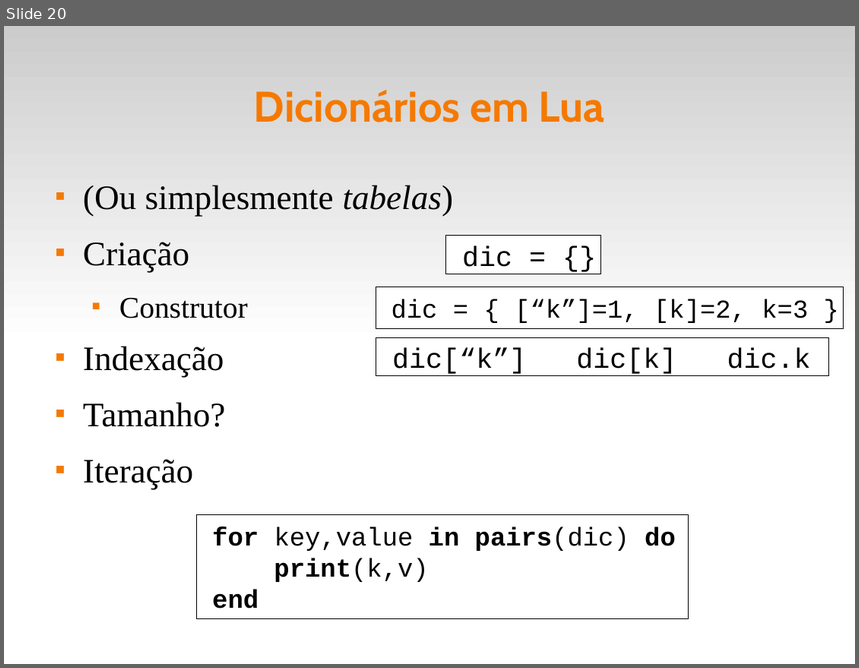
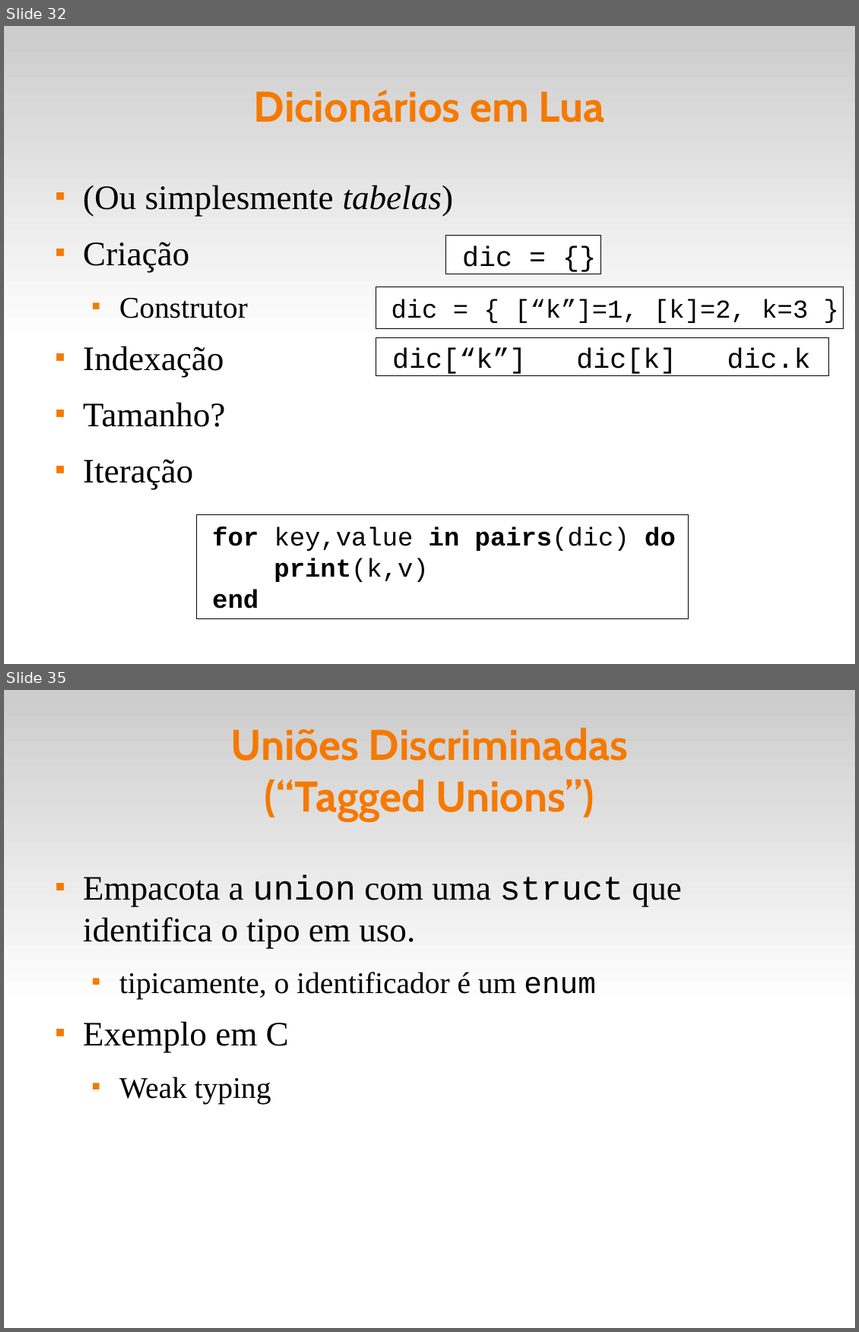
Before and after one commit to fsantanna-uerj/EDL, a slide deck: slides/edl-05-data.odp. Shown one above the other, each under a label of ours: slide 20 before the commit, slides 32 and 35 after it; the slides between them are not shown. The pictures are 859x668 and 859x1332 pixels, drawn with LibreOffice and Linux fonts; fonts in the diff are those of the drawing. Boxes give left, top, right and bottom in pixels: in the first picture for what was removed or moved away, otherwise in the second. Text is boxed around its words. In the diff, an @@ line names an element or a change of style, - is before the commit and + after.

Commit message:
(+) Tupla, Enum, Union, Lista

```diff
--- a/slides/edl-05-data.odp
+++ b/slides/edl-05-data.odp
@@ slide 35 added at box(4, 690, 855, 1328), background #FFFFFF; not listed: 1 template element that a slide beside it also shows @@
@@ title added at box(231, 727, 628, 821), 40 pt, text #F57900, bold @@
+Uniões Discriminadas
+(“Tagged Unions”)
@@ text added at box(83, 875, 682, 1104), 32 pt, text #000000 @@
+■ Empacota a union com uma struct que identifica o tipo em uso.
+  ■ tipicamente, o identificador é um enum
+■ Exemplo em C
+  ■ Weak typing
@@ what was slide 20 is now slide 32 @@
```
Also in this commit, not shown: 2 slides changed, 15 other slides added, 1 slide removed, 18 other files.
